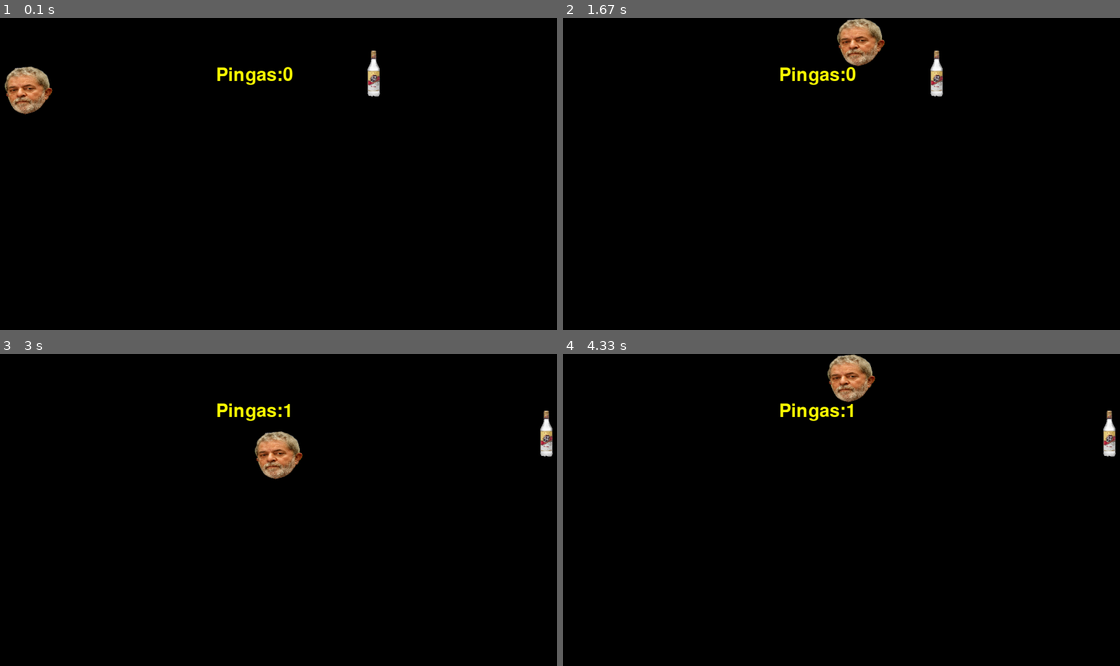
Above: before the commit, frames 1-4 (two rows, left to right).
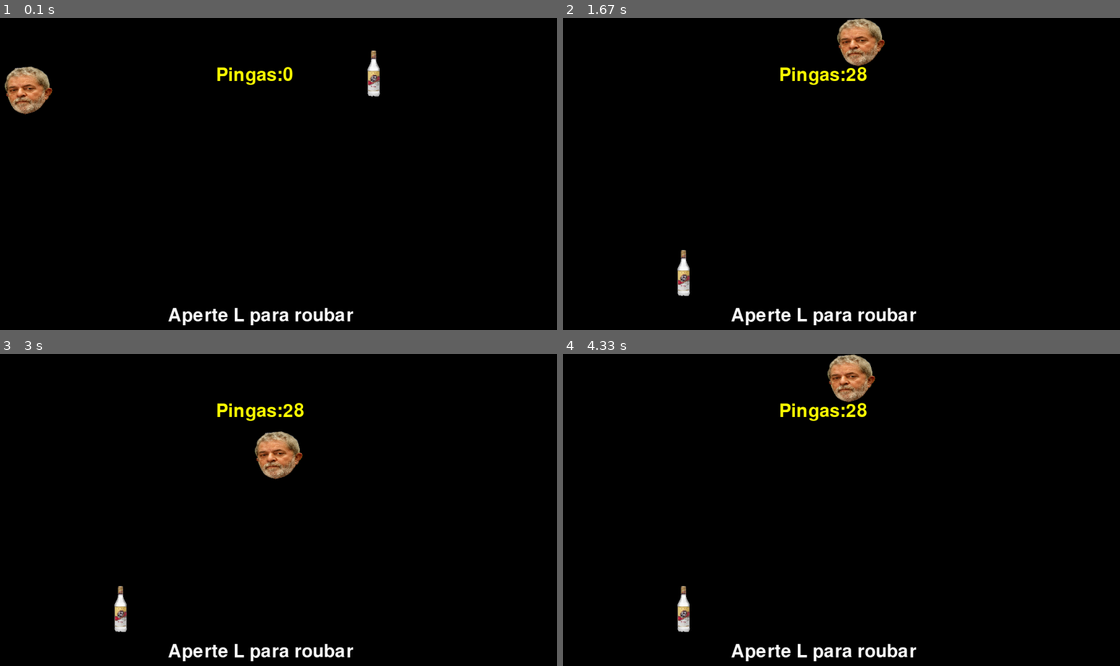
Above: after the commit, the same moments.

Repository: jairomatheus89/Pygame_Proj
Game: pygame game, started from game/main.py
Two runs of this game, one before a commit and one after it. Both use one fixed random seed, a clock stepped at 60 frames per second and the inputs below.
Inputs:
- Up to frame 1 (0.1 s): no input
- Up to frame 2 (1.67 s): hold L 0.33-0.8 s; hold Right 0.33-0.8 s; hold Right 0.83-1.3 s; hold Up 1.33-1.63 s
- Up to frame 3 (3 s): hold Right 1.67-2.13 s; hold Left 2.17-2.7 s; hold Down from 2.73 s (still down)
- Up to frame 4 (4.33 s): release Down at 3.03 s; hold Left 3.07-3.47 s; hold Up 3.5-3.87 s; hold Right from 3.9 s (still down)

The runs differ from the first frame. In frame 1, 0.7% of the frame differs, in the area x 30-64%, y 92-99%; in frame 2, 1.4%; in frame 3, 1.4%, in the area x 20-100%, y 15-99%; in frame 4, 1.4%.

Commit message:
lula game

Diff:
--- a/game/controlls/playerControlls/controll.py
+++ b/game/controlls/playerControlls/controll.py
@@ -1,5 +1,6 @@
 import pygame
 from actors.playerrect import playerRect
+from actors.pingarect import pingaRect
 
 
 speedPlayer = 10
@@ -16,3 +17,7 @@
         playerRect.y -= speedPlayer
     if keys[pygame.K_DOWN] and playerRect.y < 720 - playerRect.height:
         playerRect.y += speedPlayer
+
+    if keys[pygame.K_l]:
+        pingaRect.y = playerRect.y
+        pingaRect.x = playerRect.x
--- a/game/fonts.py
+++ b/game/fonts.py
@@ -1,5 +1,6 @@
 import pygame
 from controlls.pingalogic import get_pingaScore
+
 
 WHITE = (255,255,255)
 YELLOW = (255,255,0)
@@ -8,6 +9,11 @@
 
 font = pygame.font.Font(None, 56)
 
+text = "Aperte L para roubar"
+cheatbuttonText = font.render(text,True,WHITE)
+
+cheatbuttonRect = pygame.Rect((1280 / 2) - 200,600,400,100)
+
 pingaText_rect = pygame.Rect( (1280/2) - 100 , 100, 100,100 )
 
 def render_score():
--- a/game/main.py
+++ b/game/main.py
@@ -41,9 +41,13 @@
 
     screen.blit(fonts.render_score(),fonts.pingaText_rect)
 
+    screen.blit(fonts.cheatbuttonText,fonts.cheatbuttonRect)
+
+
          ##### HIT BOXES rects ########
     #pygame.draw.rect(screen,"WHITE",playerRect,3)
     #pygame.draw.rect(screen,"RED",pingaRect,3)
+    #pygame.draw.rect(screen,"YELLOW",fonts.cheatbuttonRect,3)
 
     #update frames
     pygame.display.flip()
Not shown, added: game/font/NotoColorEmoji-Regular.ttf
